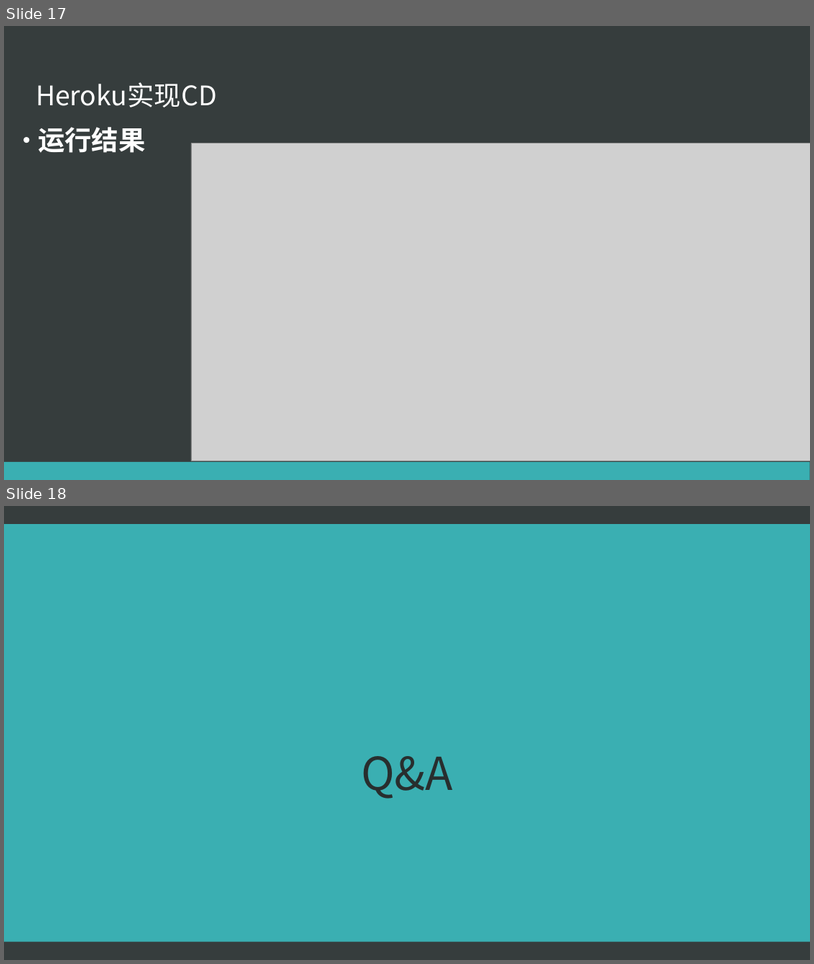
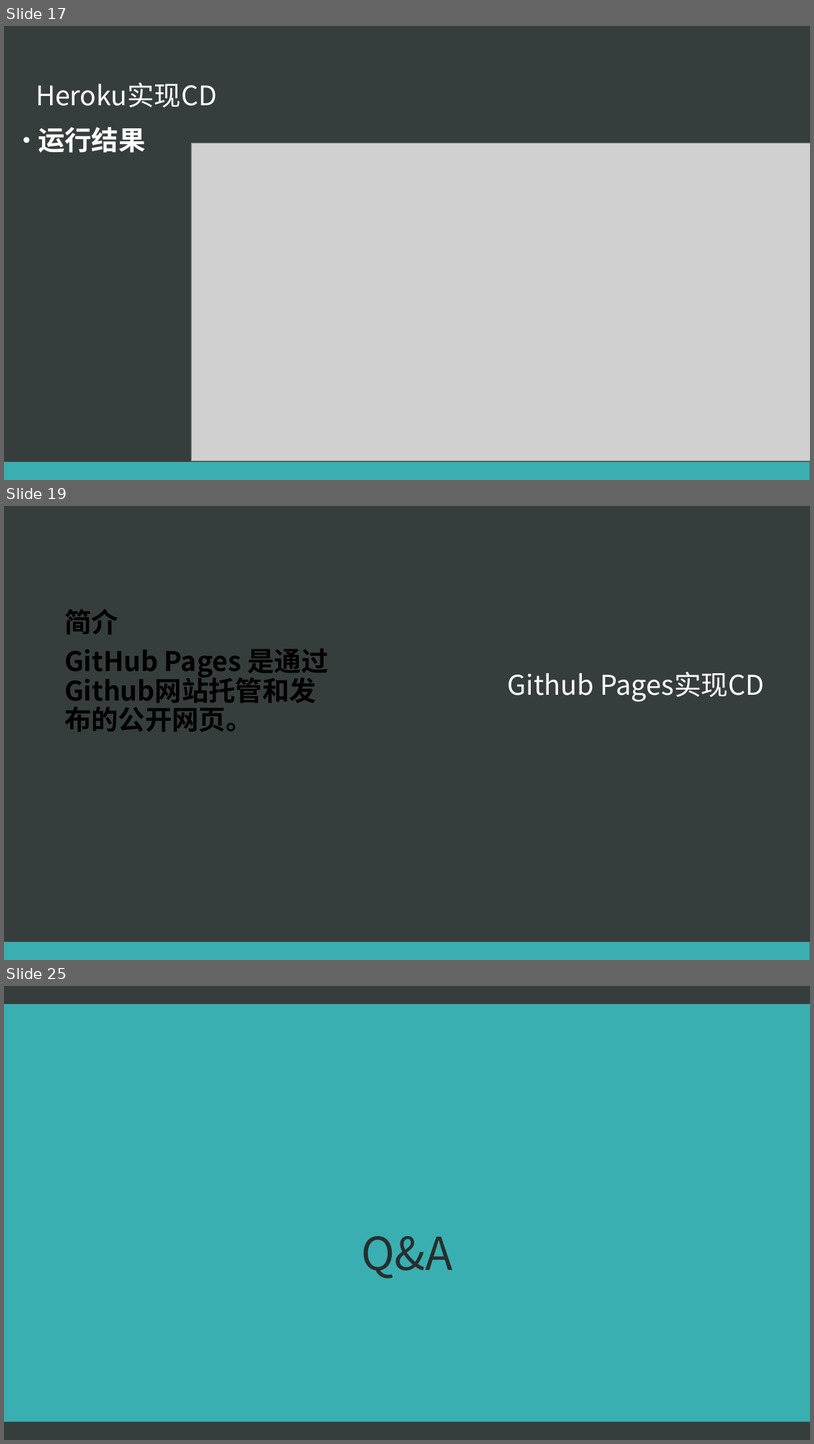
Before and after one commit to CJTSAJ/cicd-homework, a slide deck: CI-CD.pptx. Shown one above the other, each under a label of ours: slides 17 and 18 before the commit, slides 17, 19 and 25 after it; the slides between them are not shown. The pictures are 814x964 and 814x1444 pixels, drawn with LibreOffice and Linux fonts; fonts in the diff are those of the drawing; grey boxes stand for pictures. Boxes give left, top, right and bottom in pixels: in the first picture for what was removed or moved away, otherwise in the second. Text is boxed around its words. In the diff, an @@ line names an element or a change of style, - is before the commit and + after.

Commit message:
ppt 跟新，加入使用Github Pages实现CD的相关内容

```diff
--- a/CI-CD.pptx
+++ b/CI-CD.pptx
@@ slide 19 added at <box>4,506,810,960</box>, background #363D3D; not listed: 1 template element that a slide beside it also shows @@
@@ text added at <box>64,609,329,731</box>, 32 pt, text #000000, bold @@
+简介
+GitHub Pages 是通过Github网站托管和发布的公开网页。
@@ title added at <box>508,672,765,702</box>, 32.4 pt, text #FFFFFF @@
+Github Pages实现CD
@@ what was slide 18 is now slide 25 @@
```
Also in this commit, not shown: 4 slides changed, 6 other slides added.
